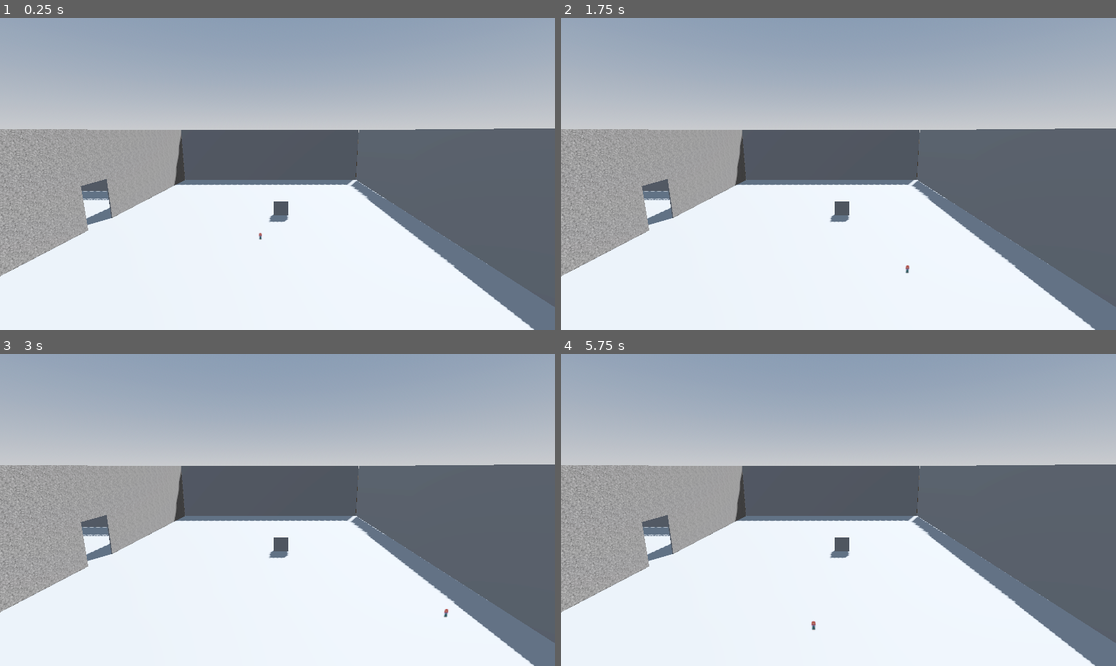
Above: before the commit, frames 1-4 (two rows, left to right).
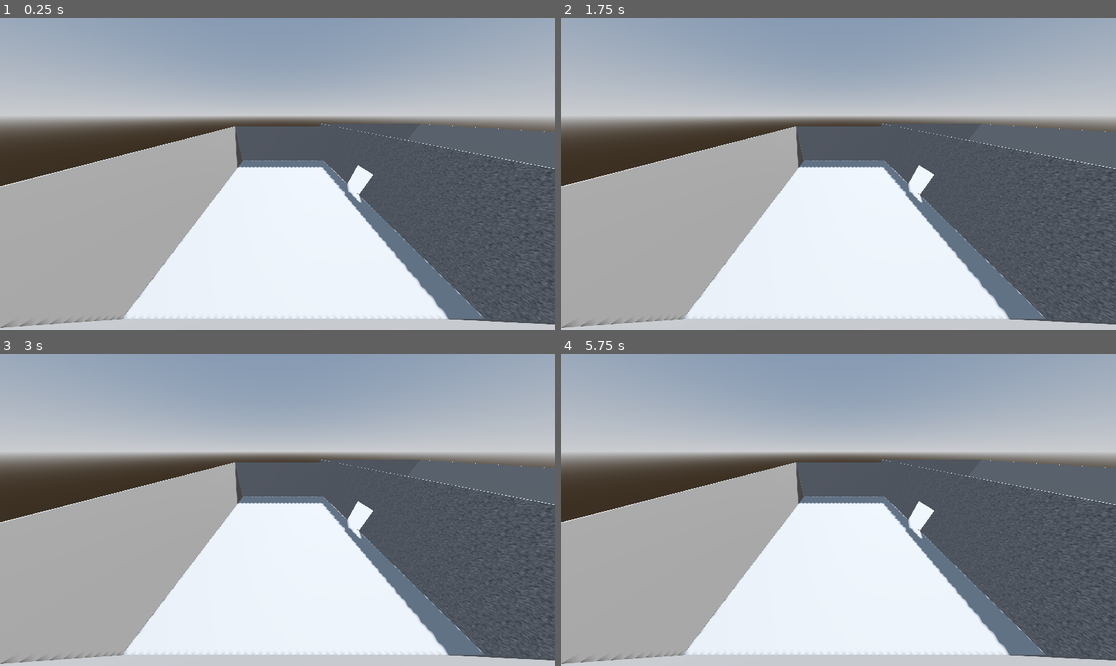
Above: after the commit, the same moments.

Repository: tetenc555/Game-GGJ26
Game: Godot game, scene res://Scenes/Mapa/node_3d.tscn
Two runs of this game, one before a commit and one after it. Both use one fixed random seed, a clock stepped at 60 frames per second and the inputs below.
Inputs:
- Up to frame 1 (0.25 s): no input
- Up to frame 2 (1.75 s): hold Right (ui_right) 0.53-1.28 s; hold Down (ui_down) from 1.28 s (still down)
- Up to frame 3 (3 s): tap Enter at 2 s; release Down (ui_down) at 2.03 s; hold Right (ui_right) 2.03-2.78 s; tap Space at 2.75 s; hold Up (ui_up) from 2.78 s (still down)
- Up to frame 4 (5.75 s): release Up (ui_up) at 3.53 s; hold Left (ui_left) 3.53-5.03 s; tap Enter at 5 s; hold Down (ui_down) from 5.03 s (still down)

The runs differ from the first frame. In frame 1, 31% of the frame differs, in the area x 0-100%, y 31-100%; in frame 2, 31%; in frame 3, 31%; in frame 4, 31%.

Commit message:
camera com bug

Diff:
--- a/Scenes/Mapa/mapa.gd
+++ b/Scenes/Mapa/mapa.gd
@@ -31,3 +31,12 @@
 
 func _ready():
 	DialogManager.dialog_finished.connect(_on_dialog_finished)
+	$CameraSala.make_current()
+
+func entered_bedroom(body: Node3D) -> void:
+	$CameraQuarto.make_current()
+
+
+
+func exited_bedroom(body: Node3D) -> void:
+	$CameraSala.make_current()
--- a/Scenes/Mapa/node_3d.tscn
+++ b/Scenes/Mapa/node_3d.tscn
@@ -39,6 +39,9 @@
 [sub_resource type="BoxShape3D" id="BoxShape3D_y6655"]
 size = Vector3(1.5, 1.5, 1.5)
 
+[sub_resource type="BoxShape3D" id="BoxShape3D_6d1t3"]
+size = Vector3(16.026855, 1, 16.474487)
+
 [node name="Node3D" type="Node3D" unique_id=1740440265]
 script = ExtResource("1_6d1t3")
 
@@ -49,8 +52,9 @@
 transform = Transform3D(-0.8660254, -0.43301278, 0.25, 0, 0.49999997, 0.86602545, -0.50000006, 0.75, -0.43301266, 0, 0, 0)
 shadow_enabled = true
 
-[node name="Camera3D" type="Camera3D" parent="." unique_id=675466456]
+[node name="CameraSala" type="Camera3D" parent="." unique_id=675466456]
 transform = Transform3D(0.99995995, 0.0011437929, 0.008880456, -0.002780326, 0.9824447, 0.18653338, -0.008511201, -0.18655059, 0.9824085, -0.09952009, 6.370637, 11.026501)
+current = true
 fov = 68.78564
 
 [node name="CharacterBody3D" parent="." unique_id=1111050496 instance=ExtResource("1_7q7q3")]
@@ -141,5 +145,18 @@
 transform = Transform3D(1, 0, 0, 0, 1, 0, 0, 0, 1, 0, 0.48781872, 0)
 shape = SubResource("BoxShape3D_y6655")
 
+[node name="Area3D" type="Area3D" parent="." unique_id=2097811288]
+transform = Transform3D(1, 0, 0, 0, 1, 0, 0, 0, 1, -20.83989, 1.2046435, -4.038749)
+
+[node name="CollisionShape3D" type="CollisionShape3D" parent="Area3D" unique_id=816910825]
+transform = Transform3D(1, 0, 0, 0, 1, 0, 0, 0, 1, 1.1213379, 0, 1.4701538)
+shape = SubResource("BoxShape3D_6d1t3")
+
+[node name="CameraQuarto" type="Camera3D" parent="." unique_id=1334273193]
+transform = Transform3D(1, 0, 0, 0, 0.8343768, 0.55119455, 0, -0.55119455, 0.8343768, -20.83989, 7.9439516, 5.2624717)
+fov = 120.791756
+
 [connection signal="body_entered" from="StaticBody3D2/Area3D" to="." method="_on_area_3d_body_entered"]
 [connection signal="body_exited" from="StaticBody3D2/Area3D" to="." method="_on_area_3d_body_exited"]
+[connection signal="body_entered" from="Area3D" to="." method="entered_bedroom"]
+[connection signal="body_exited" from="Area3D" to="." method="exited_bedroom"]
